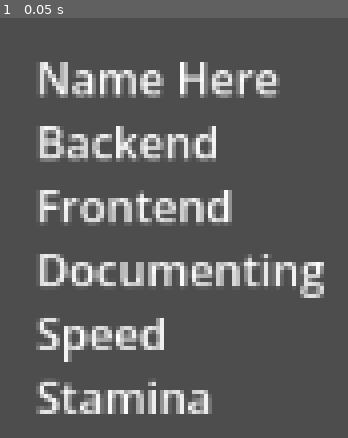
Above: before the commit, frame 1.
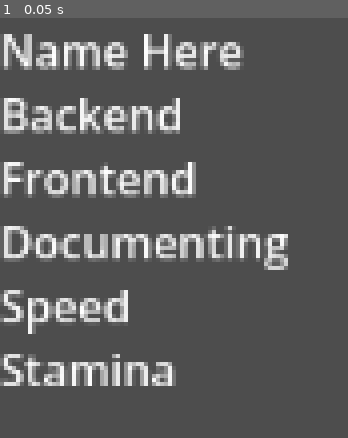
Above: after the commit, the same moment.

Repository: SE4AIResearch/SSW695-Group1
Game: Godot game, scene res://UI/InGame/Hiring/HireItem/HireItem.tscn
The game is run twice, just before and just after one commit, with the same random seed, the same clock (stepped at 60 frames per second) and the same inputs. This scene is started directly instead of the project's main scene.
Inputs:
- Up to frame 1 (0.05 s): no input

The runs differ from the first frame. In frame 1, 30% of the frame differs, in the area x 0-94%, y 3-95%.

Commit message:
UI Fixes.

Diff:
--- a/Level/mainLevel.tscn
+++ b/Level/mainLevel.tscn
@@ -3,10 +3,6 @@
 [ext_resource type="Script" uid="uid://n6vucbiu7cni" path="res://Level/main_level.gd" id="1_kl53g"]
 [ext_resource type="PackedScene" uid="uid://bpiowg6rfby2v" path="res://UI/InGame/WorkerDetails/WorkerDetails.tscn" id="1_mk20e"]
 [ext_resource type="Script" uid="uid://ba67mqx6erpk8" path="res://Level/ui.gd" id="2_3c0mk"]
-[ext_resource type="PackedScene" uid="uid://66yo7i3bp680" path="res://UI/InGame/SprintAllocations/SprintAllocations.tscn" id="3_3c0mk"]
-[ext_resource type="PackedScene" uid="uid://87v20wru1hrx" path="res://UI/InGame/RandomEvent/RandomEvent.tscn" id="4_5o0fy"]
-[ext_resource type="PackedScene" uid="uid://daomso2f86m2t" path="res://UI/InGame/ProjectSummary/ProjectSummary.tscn" id="5_adavl"]
-[ext_resource type="PackedScene" uid="uid://dxn21lnj1tucq" path="res://UI/InGame/ProjectSetup/ProjectSetup.tscn" id="6_rudkk"]
 [ext_resource type="PackedScene" uid="uid://dptc4fldd8drk" path="res://UI/InGame/Pause/Pause.tscn" id="8_5ay6t"]
 
 [node name="MainLevel" type="Node2D" unique_id=1895261646]
@@ -71,18 +67,6 @@
 offset_bottom = 124.0
 text = "Upgrades"
 
-[node name="SprintAllocations" parent="UI" unique_id=1782884722 instance=ExtResource("3_3c0mk")]
-visible = false
-
-[node name="RandomEvent" parent="UI" unique_id=1422669053 instance=ExtResource("4_5o0fy")]
-visible = false
-
-[node name="ProjectSummary" parent="UI" unique_id=1785072258 instance=ExtResource("5_adavl")]
-visible = false
-
-[node name="ProjectSetup" parent="UI" unique_id=1270391857 instance=ExtResource("6_rudkk")]
-visible = false
-
 [node name="ProjectMetricsButton" type="Button" parent="UI" unique_id=1183087318]
 offset_left = 1007.0
 offset_top = 224.0
--- a/Person/Person.tscn
+++ b/Person/Person.tscn
@@ -6,7 +6,7 @@
 
 [node name="hairSprite" type="Sprite2D" parent="." unique_id=1649586401]
 
-[node name="Sprite2D" type="Sprite2D" parent="." unique_id=947152690]
+[node name="facialHairSprite" type="Sprite2D" parent="." unique_id=947152690]
 
 [node name="mouthSprite" type="Sprite2D" parent="." unique_id=599888584]
 
--- /dev/null
+++ b/Projects/projectBase.gd
@@ -0,0 +1,11 @@
+extends Node
+
+
+# Called when the node enters the scene tree for the first time.
+func _ready() -> void:
+	pass # Replace with function body.
+
+
+# Called every frame. 'delta' is the elapsed time since the previous frame.
+func _process(delta: float) -> void:
+	pass
--- a/UI/InGame/Hiring/HireItem/HireItem.tscn
+++ b/UI/InGame/Hiring/HireItem/HireItem.tscn
@@ -1,4 +1,6 @@
 [gd_scene format=3 uid="uid://h0a8rxjcvi2"]
+
+[ext_resource type="Script" uid="uid://bgmjmmfks434g" path="res://UI/InGame/Hiring/HireItem/hire_item.gd" id="1_n43g0"]
 
 [node name="HireItem" type="Button" unique_id=1567480096]
 custom_minimum_size = Vector2(177, 169)
@@ -8,13 +10,12 @@
 offset_right = 0.24798584
 offset_bottom = 0.055984497
 flat = true
+script = ExtResource("1_n43g0")
 
 [node name="RichTextLabel" type="RichTextLabel" parent="." unique_id=430627088]
 layout_mode = 0
-offset_left = 13.0
-offset_top = 10.0
-offset_right = 190.0
-offset_bottom = 179.0
+offset_right = 177.0
+offset_bottom = 138.0
 text = "Name Here
 Backend
 Frontend
--- /dev/null
+++ b/UI/InGame/Hiring/HireItem/hire_item.gd
@@ -0,0 +1,8 @@
+extends Button
+
+signal selectWorker(worker)
+var worker
+
+func fillInfo(Worker):
+
+	pass
--- a/UI/InGame/Hiring/Hiring.tscn
+++ b/UI/InGame/Hiring/Hiring.tscn
@@ -1,8 +1,38 @@
 [gd_scene format=3 uid="uid://d23gsp5gdmiq5"]
 
+[ext_resource type="Script" uid="uid://s8223fc5qud0" path="res://UI/InGame/Hiring/hiring.gd" id="1_kiv20"]
+
 [node name="Hiring" type="Node2D" unique_id=628576152]
+process_mode = 2
 position = Vector2(202, 243)
+script = ExtResource("1_kiv20")
 
 [node name="Hires" type="HBoxContainer" parent="." unique_id=358697084]
-offset_right = 177.0
-offset_bottom = 169.0
+offset_left = -90.0
+offset_top = -169.0
+offset_right = 895.0
+offset_bottom = 216.0
+
+[node name="SearchButton" type="Button" parent="." unique_id=148929133]
+offset_left = 549.0
+offset_top = 305.0
+offset_right = 713.0
+offset_bottom = 387.0
+text = "Search for hires"
+
+[node name="BudgetSlider" type="HSlider" parent="." unique_id=46284583]
+offset_left = -49.0
+offset_top = 367.0
+offset_right = 526.0
+offset_bottom = 383.0
+max_value = 1000.0
+ticks_position = 2
+
+[node name="BudgetLabel" type="Label" parent="." unique_id=2119190212]
+offset_left = 157.0
+offset_top = 324.0
+offset_right = 311.0
+offset_bottom = 347.0
+text = "Hiring Budget"
+horizontal_alignment = 1
+vertical_alignment = 1
--- /dev/null
+++ b/UI/InGame/Hiring/hiring.gd
@@ -0,0 +1,12 @@
+extends Node2D
+
+
+# Called when the node enters the scene tree for the first time.
+func _ready() -> void:
+	pass # Replace with function body.
+
+
+# Called every frame. 'delta' is the elapsed time since the previous frame.
+func _process(delta: float) -> void:
+	$BudgetLabel.text = "Hiring Search Budget: $"+ str($BudgetSlider.value)
+	pass
--- a/UI/InGame/ProjectMetrics/ProjectMetrics.tscn
+++ b/UI/InGame/ProjectMetrics/ProjectMetrics.tscn
@@ -25,14 +25,20 @@
 offset_right = 806.0
 offset_bottom = 213.9999
 
+[node name="Documentation" type="TextureProgressBar" parent="." unique_id=802075270]
+offset_left = 277.0
+offset_top = 271.0
+offset_right = 806.0
+offset_bottom = 313.99988
+
 [node name="Reliability" type="TextureProgressBar" parent="." unique_id=662884275]
 offset_left = 277.0
 offset_top = 221.0
 offset_right = 806.0
 offset_bottom = 263.99988
 
-[node name="Documentation" type="TextureProgressBar" parent="." unique_id=802075270]
+[node name="StakeholderSatisfaction" type="TextureProgressBar" parent="." unique_id=242532042]
 offset_left = 277.0
-offset_top = 271.0
+offset_top = 289.0
 offset_right = 806.0
-offset_bottom = 313.99988
+offset_bottom = 331.99988
--- a/UI/InGame/WorkerSelect/WorkerSelect.tscn
+++ b/UI/InGame/WorkerSelect/WorkerSelect.tscn
@@ -11,7 +11,6 @@
 [node name="RichTextLabel" type="RichTextLabel" parent="." unique_id=2061135645]
 layout_mode = 0
 offset_left = 213.0
-offset_top = 1.0
 offset_right = 388.0
 offset_bottom = 153.0
 text = "Name Here
--- a/UI/Learning Center/LearningCenter.tscn
+++ b/UI/Learning Center/LearningCenter.tscn
@@ -11,51 +11,83 @@
 horizontal_alignment = 1
 vertical_alignment = 1
 
-[node name="SDLC Overview" type="Button" parent="." unique_id=3841594]
+[node name="Entry" type="RichTextLabel" parent="." unique_id=2033928089]
+offset_left = 148.0
+offset_top = 112.0
+offset_right = 984.0
+offset_bottom = 537.0
+
+[node name="Categories" type="Node2D" parent="." unique_id=1567571191]
+
+[node name="SDLC Overview" type="Button" parent="Categories" unique_id=3841594]
 offset_left = 478.0
 offset_top = 114.0
 offset_right = 651.0
 offset_bottom = 176.0
 text = "SDLC Overview"
 
-[node name="Agile" type="Button" parent="." unique_id=716144803]
+[node name="Agile" type="Button" parent="Categories" unique_id=716144803]
 offset_left = 480.0
 offset_top = 193.0
 offset_right = 653.0
 offset_bottom = 255.0
 text = "Agile"
 
-[node name="Waterfall" type="Button" parent="." unique_id=1040418353]
+[node name="Waterfall" type="Button" parent="Categories" unique_id=1040418353]
 offset_left = 481.0
 offset_top = 265.0
 offset_right = 654.0
 offset_bottom = 327.0
 text = "Waterfall"
 
-[node name="ProjectConstraints" type="Button" parent="." unique_id=1644543603]
+[node name="ProjectConstraints" type="Button" parent="Categories" unique_id=1644543603]
 offset_left = 479.0
 offset_top = 339.0
 offset_right = 652.0
 offset_bottom = 401.0
 text = "Project Constraints"
 
-[node name="StakeholderManagement" type="Button" parent="." unique_id=868400943]
+[node name="StakeholderManagement" type="Button" parent="Categories" unique_id=868400943]
 offset_left = 457.0
 offset_top = 406.0
 offset_right = 666.0
 offset_bottom = 468.0
 text = "Stakeholder Management"
 
-[node name="SprintPlanningBasics" type="Button" parent="." unique_id=2073076304]
+[node name="SprintPlanningBasics" type="Button" parent="Categories" unique_id=2073076304]
 offset_left = 473.0
 offset_top = 480.0
 offset_right = 652.0
 offset_bottom = 542.0
 text = "Sprint Planning Basics"
 
-[node name="RiskManagement" type="Button" parent="." unique_id=2113047792]
+[node name="RiskManagement" type="Button" parent="Categories" unique_id=2113047792]
 offset_left = 474.0
 offset_top = 554.0
 offset_right = 647.0
 offset_bottom = 616.0
 text = "Risk Management"
+
+[node name="PagingButtons" type="Node2D" parent="." unique_id=1727848660]
+
+[node name="previousButton" type="Button" parent="PagingButtons" unique_id=1786473143]
+offset_left = 22.0
+offset_top = 300.0
+offset_right = 97.0
+offset_bottom = 362.0
+text = "Previous"
+
+[node name="nextButton" type="Button" parent="PagingButtons" unique_id=794032662]
+offset_left = 1049.0
+offset_top = 309.0
+offset_right = 1124.0
+offset_bottom = 371.0
+text = "Next"
+
+[node name="ReturnToLCMenu" type="Button" parent="PagingButtons" unique_id=1762920913]
+offset_left = 1064.0
+offset_top = 571.0
+offset_right = 1140.0
+offset_bottom = 641.0
+text = "Back to
+LC Menu"
Not shown, added: Projects/projectBase.gd.uid
Not shown, added: UI/InGame/Hiring/HireItem/hire_item.gd.uid
Not shown, added: UI/InGame/Hiring/hiring.gd.uid
